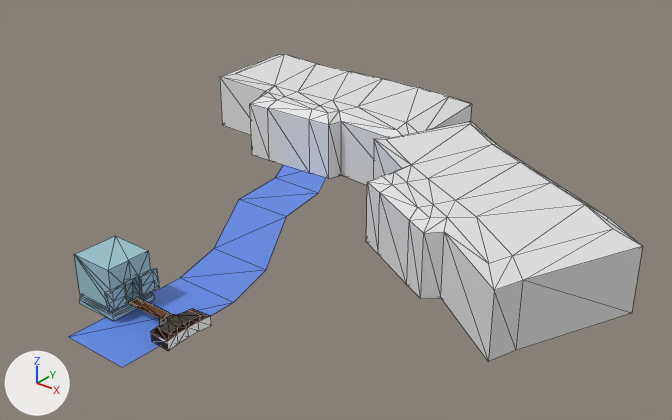
Two versions of the glTF model chapter1/models/ch1_overworld_env.glb, one commit apart.
Both versions are drawn from a 50 mm camera at (416.0, -330.0, 329.0) aimed at (17.0, 169.0, 20.0). The lights are fixed; the arrows at lower left show +X, +Y and +Z. The picture after the commit comes second. Mesh edges are drawn as thin lines on the coarser meshes. Objects named as collision shapes, trigger or cutter boxes, shadow casters or lower levels of detail are left out. Where no turn or scale is listed for an object, it has been applied to the vertices.

In view in the first picture: 'BG_1', 'BG_2', 'Entrance', 'FLOOR-col', 'Land', 'Water' and 1 more.
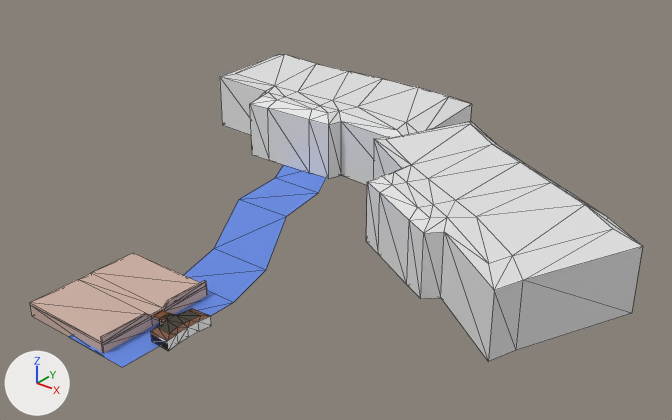
Pixel boxes (x1, y1, x2, y2) of what changed, in the pictures (672 x 420 px):
'CitadelPlaceholder', added (beige)
    after: (30, 253, 207, 353)
'Entrance', deleted (cyan)
    before: (74, 236, 159, 321)
'FLOOR-col', deleted
    before: (131, 297, 210, 333)
    faces in mat_land (picture img_base_tile_128x128): (159, 310, 201, 333)

What the commit changed:
Material 'Entrance' (mat_entrance) changes colour from cyan #9cc5d0 to beige #d0b2a5; in linear values from (0.332, 0.556, 0.631) to (0.631, 0.444, 0.377).
Mesh me_cube is new.
It has 42 vertices, 80 faces and spans x -60.6..14.4, y -44.0..44.0, z -5.5..8.5.
It uses material mat_entrance (beige #d0b2a5).
Object 'Entrance' (ob_entrance) is deleted.
Object 'FLOOR-col' (ob_floor_col) is deleted.
Object 'CitadelPlaceholder' (ob_citadelplaceholder) is new; it shows me_cube.
Its location is (-8.5, -1.1, 2.2).
